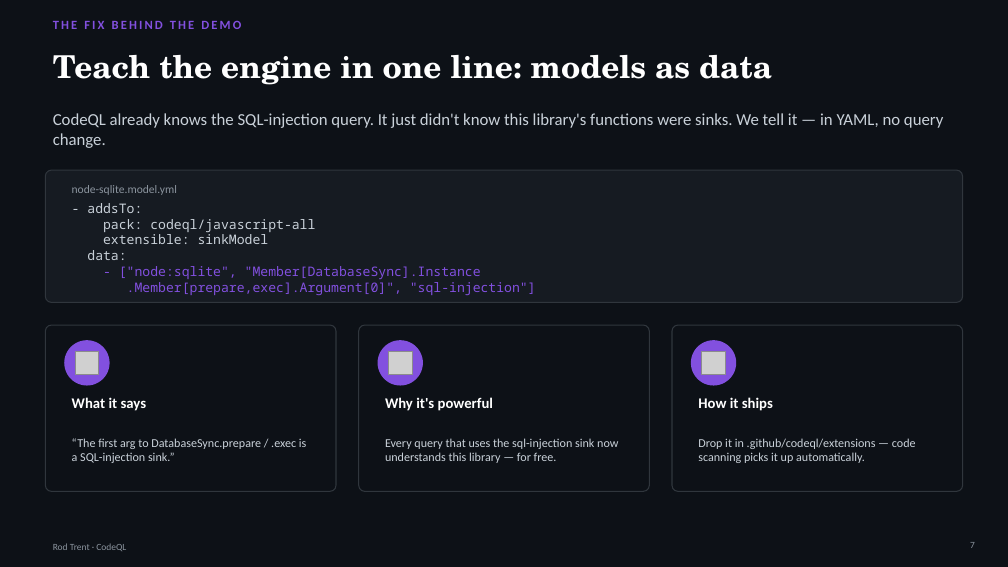
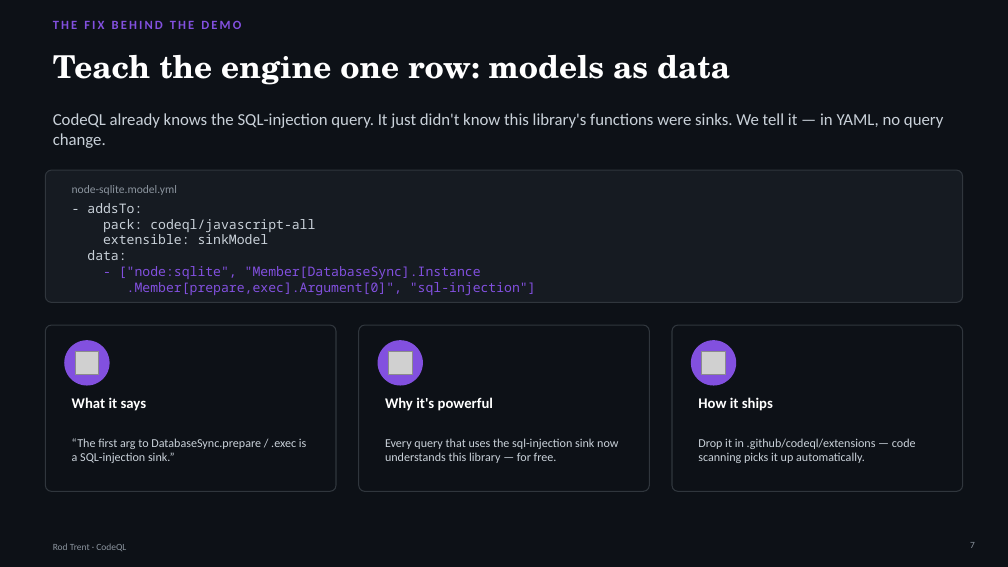
Before and after one commit to rod-trent/GHJ, a slide deck: slide 7 of presentation/CodeQL-Find-the-Bug-Class.pptx. Drawn at 1008x567 pixels with LibreOffice and Linux fonts; fonts in the diff are those of the drawing; grey boxes stand for pictures. Boxes give left, top, right and bottom in pixels: in the first picture for what was removed or moved away, otherwise in the second. Text is boxed around its words. In the diff, an @@ line names an element or a change of style, - is before the commit and + after.

```diff
--- a/presentation/CodeQL-Find-the-Bug-Class.pptx
+++ b/presentation/CodeQL-Find-the-Bug-Class.pptx
@@ text at [53, 55, 730, 85]: text changed @@
-Teach the engine in one line: models as data
+Teach the engine one row: models as data
```
Also in this commit, not shown: 2 other slides changed, 13 other files.
